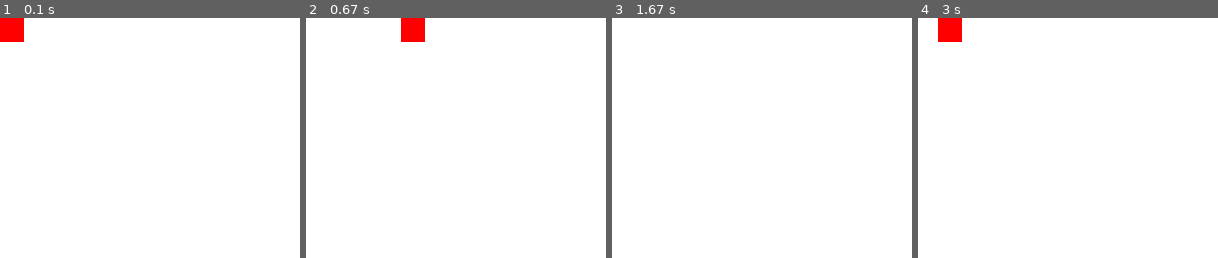
Above: before the commit, frames 1-4 (left to right).
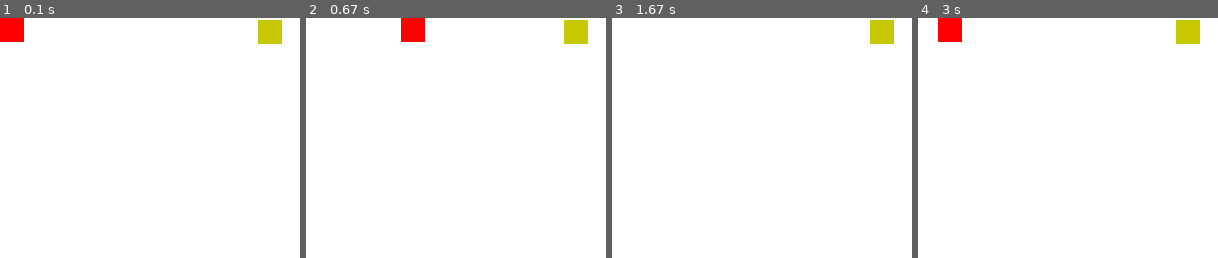
Above: after the commit, the same moments.

Repository: redsled84/pygame-example
Game: pygame game, started from main.py
Two runs of this game, one before a commit and one after it. Both use one fixed random seed, a clock stepped at 60 frames per second and the inputs below.
Inputs:
- Up to frame 1 (0.1 s): no input
- Up to frame 2 (0.67 s): hold D from 0.33 s (still down)
- Up to frame 3 (1.67 s): release D at 0.8 s; hold W 0.83-1.13 s
- Up to frame 4 (3 s): hold S 2.23-2.53 s; hold A 2.57-2.97 s
The pictures show only the part of the screen within x 0-50%, y 0-50%; the shares and areas given below are measured in that part.

The runs differ from the first frame. In frame 1, 0.8% of the frame differs, in the area x 86-94%, y 0-11%; in frame 2, 0.8%; in frame 3, 0.8%; in frame 4, 0.8%.

Commit message:
little food thingy

Diff:
--- a/main.py
+++ b/main.py
@@ -1,4 +1,4 @@
-import pygame
+import pygame, random
 
 pygame.init()
 
@@ -42,6 +42,9 @@
 	if KEYS['w']:
 		player[1] -= speed
 
+food = [random.randint(0, DIMENSIONS[0]-tile_size), \
+	random.randint(0, DIMENSIONS[1]-tile_size)]
+
 while is_running:
 	for event in pygame.event.get():
 		if event.type == pygame.KEYDOWN:
@@ -53,10 +56,20 @@
 		if event.type == pygame.QUIT:
 			is_running = False
 
+	# Other updates
+	if food[0] < player[0] + tile_size and \
+	food[0] + tile_size > player[0] and \
+	food[1] < player[1] + tile_size and \
+	food[1] + tile_size > player[1]:
+		food[0] = random.randint(0, DIMENSIONS[0]-tile_size)
+		food[1] = random.randint(0, DIMENSIONS[1]-tile_size)
+
 	SCREEN.fill((255,255,255))
 
 	# Draw here
 	pygame.draw.rect(SCREEN, (255,0,0), (player[0], player[1], \
+		tile_size, tile_size))
+	pygame.draw.rect(SCREEN, (200,200,0), (food[0], food[1], \
 		tile_size, tile_size))
 
 	pygame.display.update()
